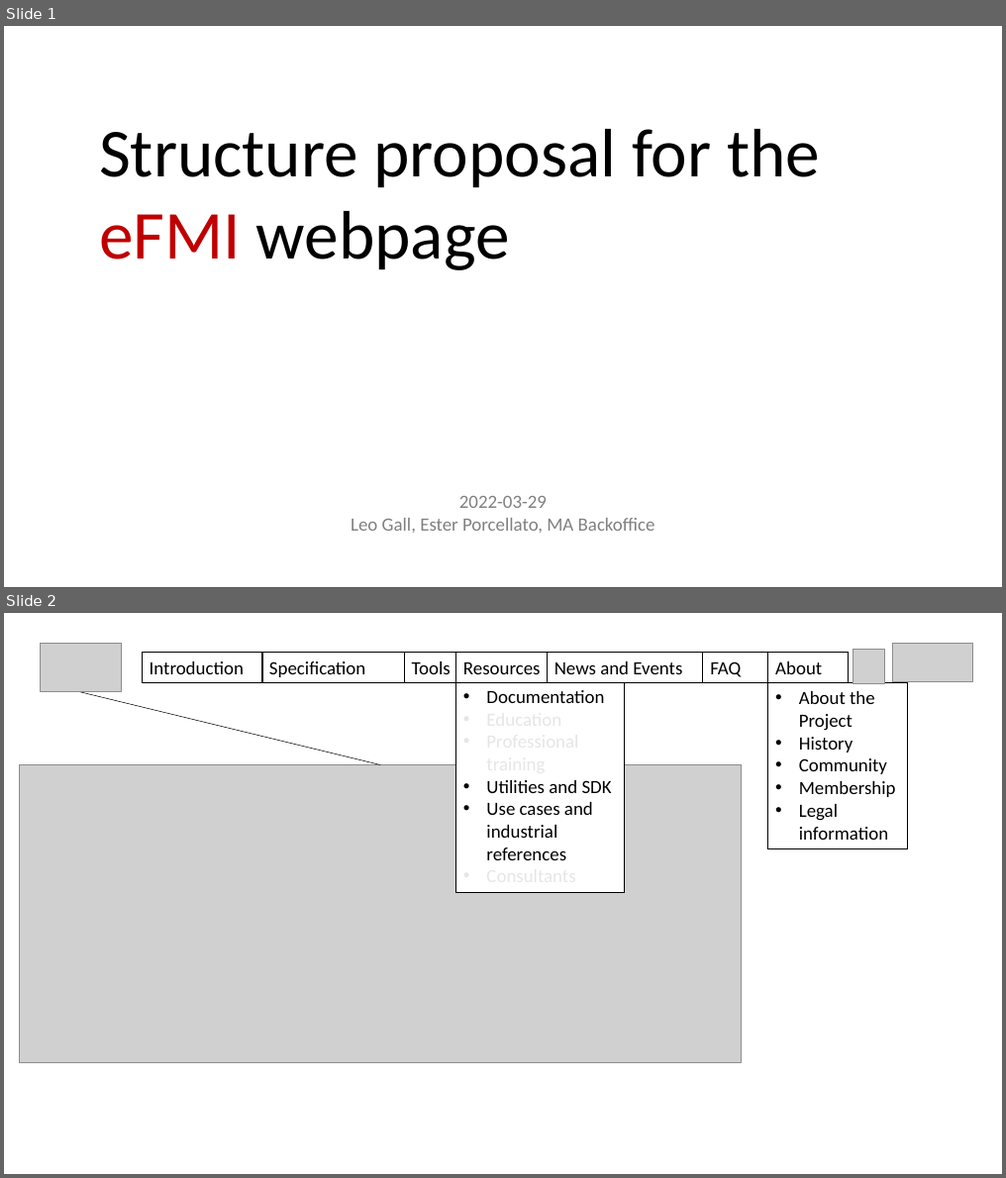
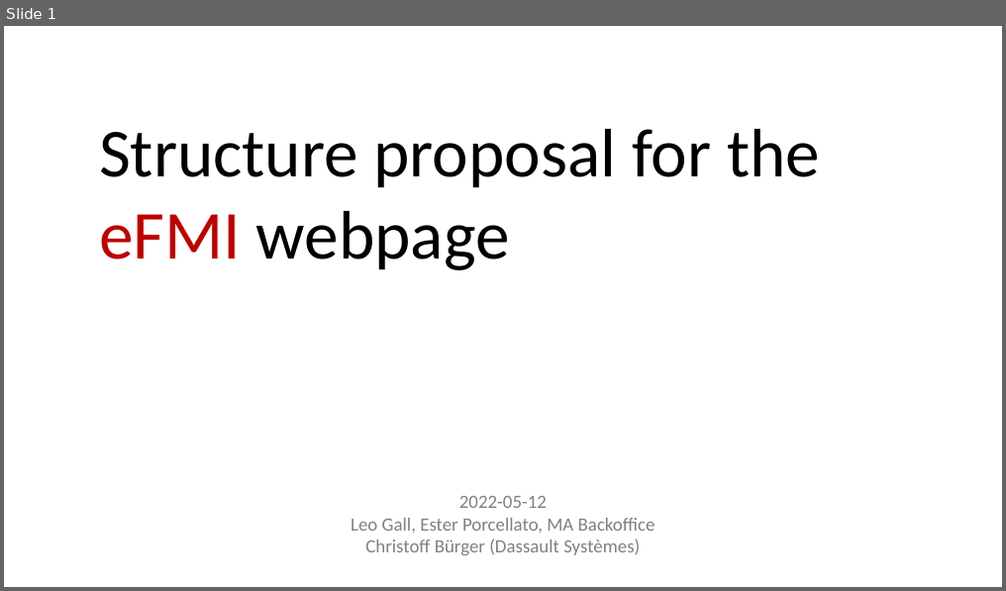
Before and after one commit to modelica/efmi-standard.org, a slide deck: documentation/2022-03-29_MAP-structure-draft.pptx. Shown one above the other, each under a label of ours: slides 1 and 2 before the commit, slide 1 after it. The pictures are 1006x1178 and 1006x591 pixels, drawn with LibreOffice and Linux fonts; fonts in the diff are those of the drawing; grey boxes stand for pictures. Boxes give left, top, right and bottom in pixels: in the first picture for what was removed or moved away, otherwise in the second. Text is boxed around its words. In the diff, an @@ line names an element or a change of style, - is before the commit and + after.

Commit message:
Finished Power Point mockup. Started work on Introduction page.

```diff
--- a/documentation/2022-03-29_MAP-structure-draft.pptx
+++ b/documentation/2022-03-29_MAP-structure-draft.pptx
@@ slide 2 removed at (4,613,1002,1174), background #FFFFFF @@
@@ group removed at (40,643,973,692): 7 rectangles, 3 pictures @@
-Tools
-Resources
-News and Events
-About
-Specification
-FAQ
-Introduction
@@ line removed from (80, 692) to (380, 765) @@
@@ rectangle removed at (456,681,625,893) @@
-• Documentation
-• Education
-• Professional training
-• Utilities and SDK
-• Use cases and industrial references
-• Consultants
@@ rectangle removed at (768,682,908,849) @@
-• About the Project
-• History
-• Community
-• Membership
-• Legal information
@@ picture removed at (19,765,742,1062) @@
@@ slide 1 changed as well @@
@@ text at (459,496,547,508): text changed @@
-2022-03-29
+2022-05-12
@@ text at (365,539,640,556): paragraph added @@
+Christoff Bürger (Dassault Systèmes)
```
Also in this commit, not shown: 6 other slides changed, 1 slide added, 1 other slide removed, 14 other files.
